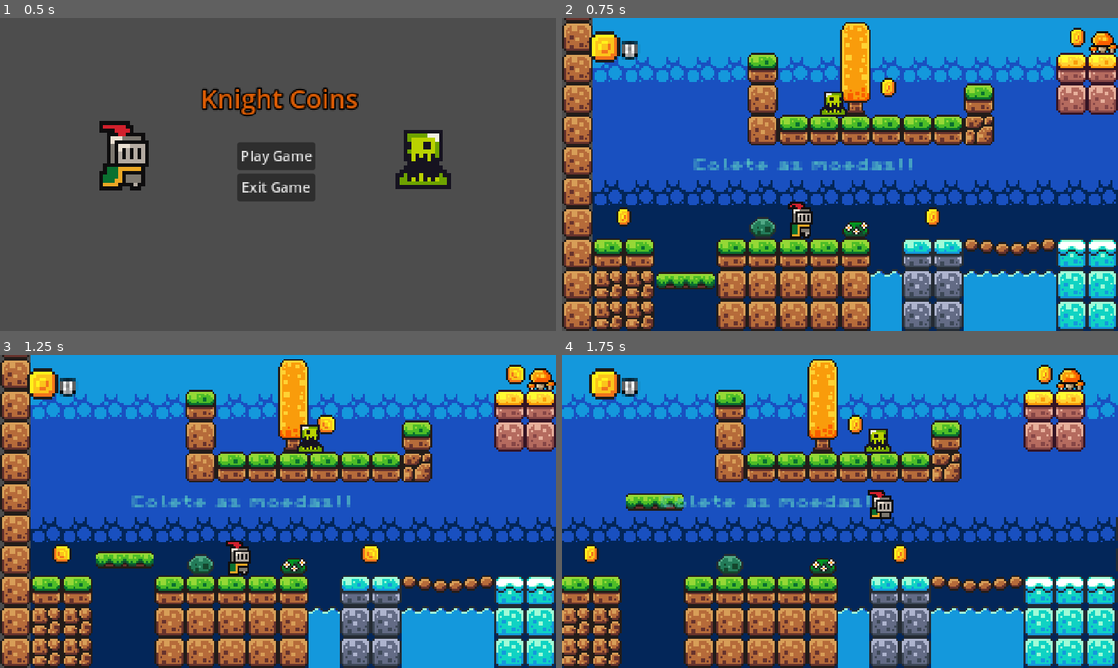
Above: before the commit, frames 1-4 (two rows, left to right).
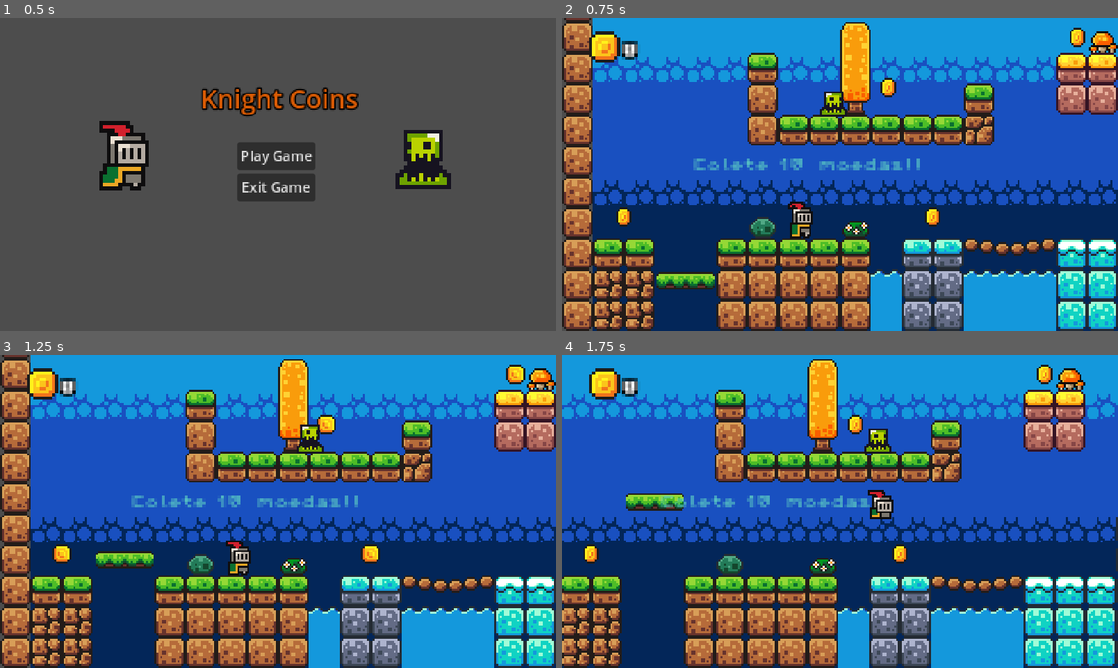
Above: after the commit, the same moments.

Repository: ErisvaldoCorreia/godot_platform_knight
Game: Godot game, scene res://scenes/menu.tscn
Same seed, same stepped clock (60 frames per second), same inputs: the game is played once before the commit and once after it.
Inputs:
- Up to frame 1 (0.5 s): no input
- Up to frame 2 (0.75 s): click "Play Game" at 0.5 s
- Up to frame 3 (1.25 s): no input
- Up to frame 4 (1.75 s): hold Right (move_right) from 1.28 s (still down); tap Space (jump) at 1.52 s

Frame 1 is identical in both runs. In frame 2, 0.5% of the frame differs, in the area x 38-65%, y 44-49%; in frame 3, 0.5%; in frame 4, 0.5%.

Commit message:
adding win and over

Diff:
--- a/scenes/game.tscn
+++ b/scenes/game.tscn
@@ -1,12 +1,14 @@
-[gd_scene load_steps=20 format=3 uid="uid://bkwdgbq8vk5wy"]
+[gd_scene load_steps=22 format=3 uid="uid://bkwdgbq8vk5wy"]
 
 [ext_resource type="Script" path="res://scripts/gamemanager.gd" id="1_1tp81"]
 [ext_resource type="PackedScene" uid="uid://diyldvybxmnk0" path="res://scenes/plataform.tscn" id="1_3t0y2"]
 [ext_resource type="PackedScene" uid="uid://gswmkbf2dhih" path="res://scenes/player.tscn" id="1_rb30c"]
 [ext_resource type="Texture2D" uid="uid://b3iydr6davtwg" path="res://assets/sprites/world_tileset.png" id="1_u41x4"]
 [ext_resource type="FontFile" uid="uid://b2we3r5fd0jlm" path="res://assets/fonts/PixelOperator8-Bold.ttf" id="2_wgp8h"]
+[ext_resource type="Texture2D" uid="uid://shdg61jbv6eh" path="res://assets/sprites/gm.png" id="4_1i8ly"]
 [ext_resource type="PackedScene" uid="uid://dsbi4o0n566ra" path="res://scenes/coin.tscn" id="4_noahu"]
 [ext_resource type="PackedScene" uid="uid://bfavipa1j6lwi" path="res://scenes/kilzone.tscn" id="5_0i68t"]
+[ext_resource type="Texture2D" uid="uid://bgda3mp6kjeo2" path="res://assets/sprites/win.png" id="5_ntup7"]
 [ext_resource type="PackedScene" uid="uid://d3yyh2s7akabx" path="res://scenes/slime.tscn" id="6_55yqe"]
 [ext_resource type="FontFile" uid="uid://dpf1jhbpyohuv" path="res://assets/fonts/PixelOperator8.ttf" id="7_yq1nx"]
 [ext_resource type="Texture2D" uid="uid://dohoab7mr2tt3" path="res://assets/sprites/coin.png" id="10_me7nc"]
@@ -534,6 +536,21 @@
 text = "0"
 metadata/_edit_use_anchors_ = true
 
+[node name="gmover" type="Sprite2D" parent="gamemanager/hud"]
+visible = false
+position = Vector2(143.25, 80.75)
+scale = Vector2(0.0374244, 0.0374244)
+texture = ExtResource("4_1i8ly")
+
+[node name="win" type="Sprite2D" parent="gamemanager/hud"]
+visible = false
+position = Vector2(142.5, 78.75)
+scale = Vector2(0.174306, 0.174306)
+texture = ExtResource("5_ntup7")
+
+[node name="end" type="Timer" parent="gamemanager"]
+one_shot = true
+
 [node name="TileMap" type="TileMap" parent="."]
 tile_set = SubResource("TileSet_ylofx")
 format = 2
@@ -633,7 +650,7 @@
 theme_override_colors/font_color = Color(0.368627, 0.815686, 0.764706, 1)
 theme_override_fonts/font = ExtResource("7_yq1nx")
 theme_override_font_sizes/font_size = 8
-text = "Colete as moedas!!"
+text = "Colete 10  moedas!!"
 
 [node name="Label2" type="Label" parent="labels"]
 offset_left = 123.0
@@ -644,3 +661,5 @@
 theme_override_fonts/font = ExtResource("7_yq1nx")
 theme_override_font_sizes/font_size = 8
 text = "Cuidado com os slimes"
+
+[connection signal="timeout" from="gamemanager/end" to="gamemanager" method="_on_end_timeout"]
--- a/scripts/gamemanager.gd
+++ b/scripts/gamemanager.gd
@@ -2,8 +2,22 @@
 
 var points_coins = 0
 @onready var scorepoint = $hud/scorepoint
+@onready var win = $hud/win
+@onready var end = $end
 
 func add_point():
 	points_coins += 1
 	scorepoint.text = str(points_coins)
 	print("placar: " ,points_coins)
+	if points_coins == 10:
+		print('Você venceu')
+		win.visible = true
+		end.start()
+		Engine.time_scale = 0.2
+		return
+
+
+
+func _on_end_timeout():
+	Engine.time_scale = 1
+	get_tree().change_scene_to_file("res://scenes/menu.tscn") # Replace with function body.
--- a/scripts/player.gd
+++ b/scripts/player.gd
@@ -6,9 +6,11 @@
 @onready var animated_sprite_2d = $AnimatedSprite2D
 var is_dead = false
 @onready var collision_shape_2d = $CollisionShape2D
+@onready var gmover = $"../gamemanager/hud/gmover"
 
 func _physics_process(delta):
 	if is_dead:
+		gmover.visible = true
 		collision_shape_2d.disabled = true
 		return  # Não processa nada se o player estiver morto
 
Binary file added: assets/sprites/gm.png
Not shown, added: assets/sprites/gm.png.import
Binary file added: assets/sprites/win.png
Not shown, added: assets/sprites/win.png.import
